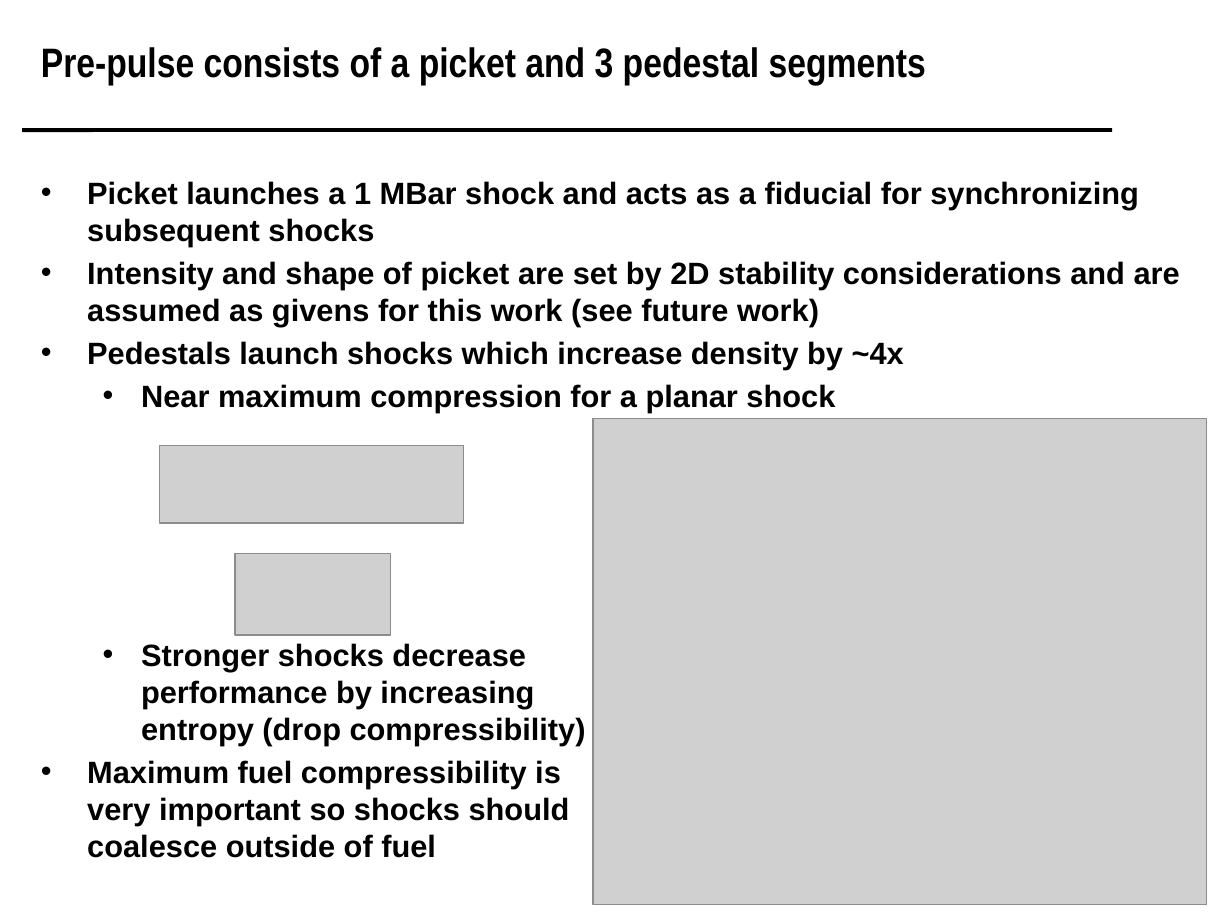
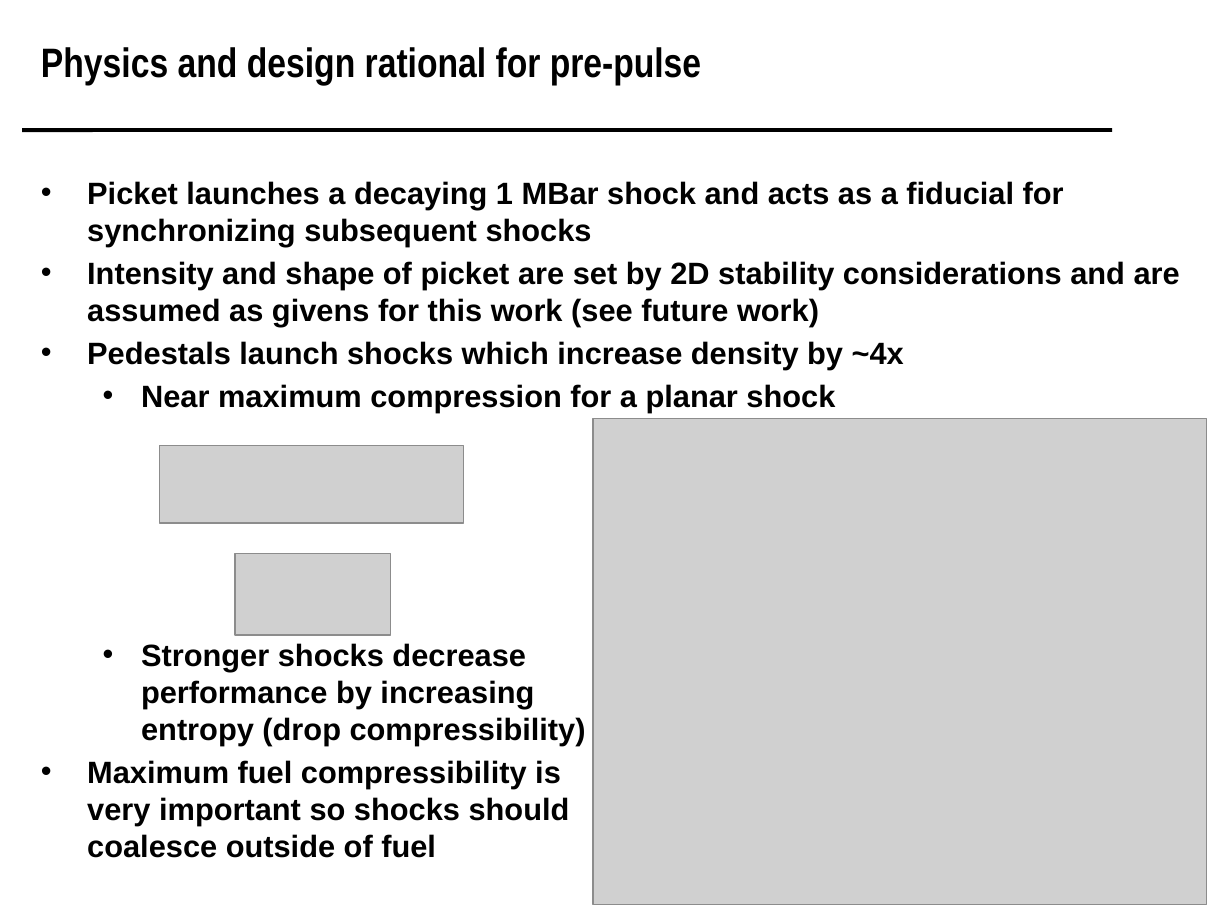
Before and after one commit to scipy-conference/scipy_proceedings, a slide deck: slide 13 of papers/koningterry/slides.pptx (slide 14 before the commit). Drawn at 1232x924 pixels with LibreOffice and Linux fonts; fonts in the diff are those of the drawing; grey boxes stand for pictures; background and template pictures are left out. Boxes give left, top, right and bottom in pixels: in the first picture for what was removed or moved away, otherwise in the second. Text is boxed around its words. In the diff, an @@ line names an element or a change of style, - is before the commit and + after.

Commit message:
updated slides

```diff
--- a/papers/koningterry/slides.pptx
+++ b/papers/koningterry/slides.pptx
@@ title at (x1=41, y1=47, x2=701, y2=84): text changed @@
-Pre-pulse consists of a picket and 3 pedestal segments
+Physics and design rational for pre-pulse
@@ text at (x1=87, y1=181, x2=1064, y2=246): text changed @@
-• Picket launches a 1 MBar shock and acts as a fiducial for synchronizing subsequent shocks
+• Picket launches a decaying 1 MBar shock and acts as a fiducial for synchronizing subsequent shocks
```
Also in this commit, not shown: 6 other slides changed, 1 slide added, 3 slides removed.
